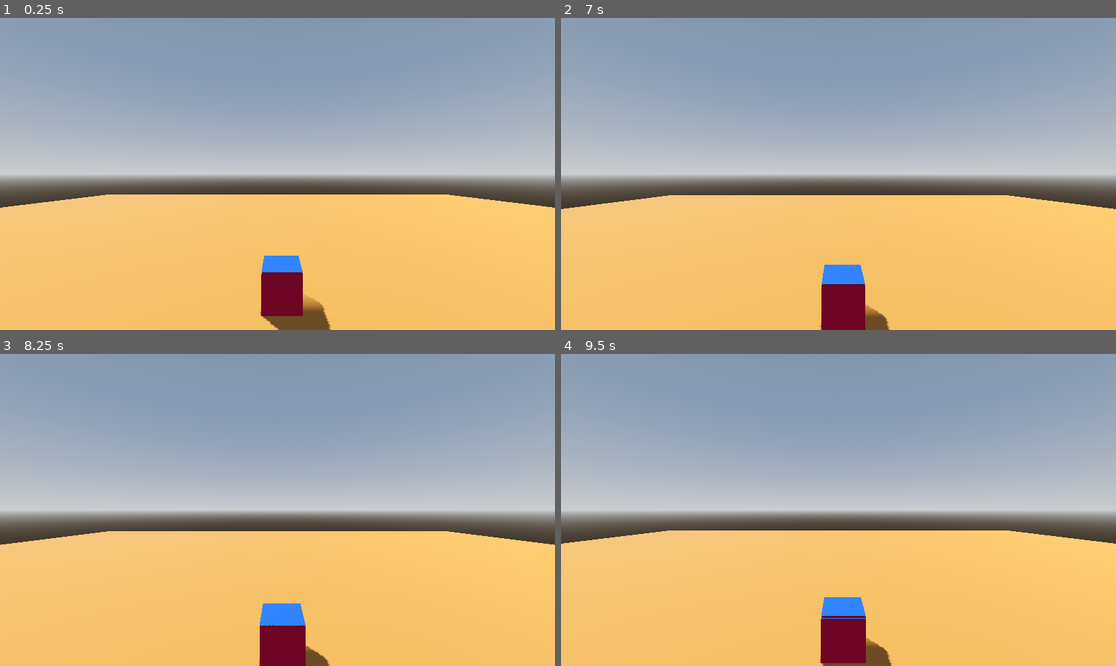
Above: before the commit, frames 1-4 (two rows, left to right).
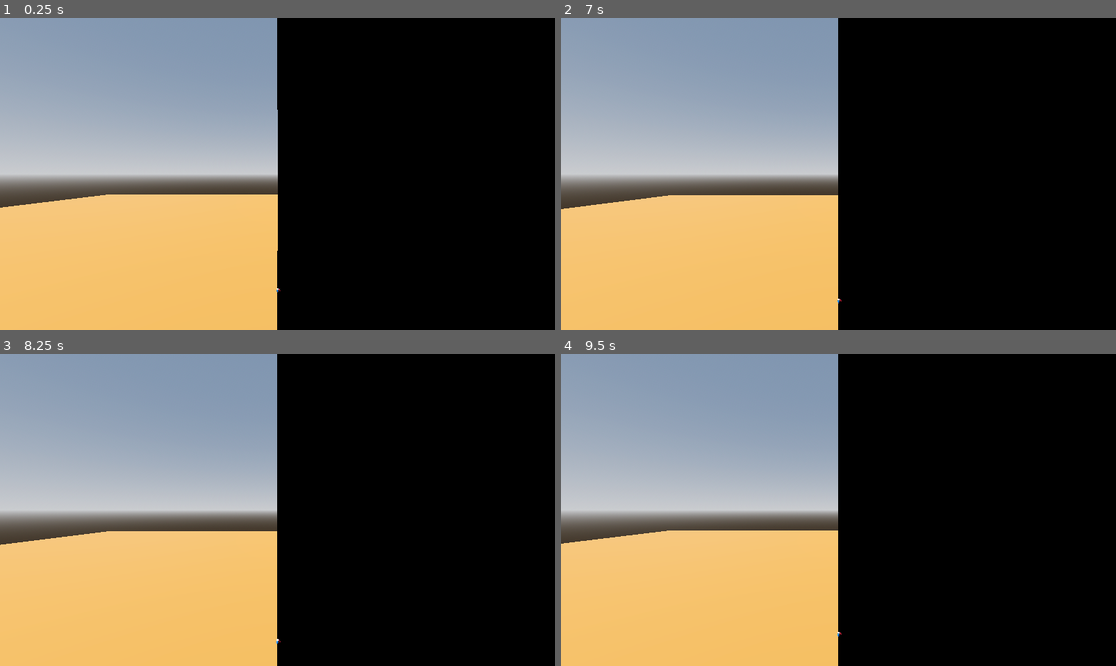
Above: after the commit, the same moments.

Repository: murumart/cgiproject
Game: Godot game, scene res://scenes/main.tscn
Two runs of this game, one before a commit and one after it. Both use one fixed random seed, a clock stepped at 60 frames per second and the inputs below.
Inputs (mouse positions are in pixels of both pictures, inside the frame that each line leads up to):
- Up to frame 1 (0.25 s): no input
- Up to frame 2 (7 s): tap Enter (ui_accept) at 0.5, 0.77, 1.52, 2.75, 3.02, 3.77, 4.52, 5, 6.02, 6.5, 6.77 s; move the mouse to (960, 158) at 0.52 s; hold Right (ui_right) 0.53-1.28 s; hold E 0.53-1.28 s; click (960, 158) at 0.67 s; move the mouse to (727, 189) at 1.27 s; hold S 1.28-2.03 s; tap Q at 1.35, 5.85 s; move the mouse to (894, 105) at 2.02 s; hold Right (ui_right) 2.03-2.78 s; hold Shift 2.03-2.78 s; move the mouse to (810, 236) at 2.77 s; hold W 2.78-3.53 s; tap E at 2.85 s; click (810, 236) at 2.92 s; move the mouse to (1005, 220) at 3.52 s; hold Q 3.53-4.28 s; hold Left (ui_left) 3.53-5.03 s; move the mouse to (672, 127) at 4.27 s; tap Shift at 4.35 s; move the mouse to (866, 174) at 5.02 s; hold S 5.03-5.78 s; hold E 5.03-5.78 s; click (866, 174) at 5.17 s; move the mouse to (755, 96) at 5.77 s; hold Right (ui_right) 5.78-6.53 s; move the mouse to (960, 158) at 6.52 s; hold W from 6.53 s (still down); hold Shift from 6.53 s (still down)
- Up to frame 3 (8.25 s): move the mouse to (166, 525) at 7.27 s; release W at 7.28 s; release Shift at 7.28 s; hold Right (ui_right) 7.28-8.03 s; tap E at 7.35 s; click (166, 525) at 7.42 s; tap Enter (ui_accept) at 7.52, 8 s; move the mouse to (333, 441) at 8.02 s; hold S from 8.03 s (still down); hold Q from 8.03 s (still down)
- Up to frame 4 (9.5 s): move the mouse to (810, 572) at 8.77 s; release S at 8.78 s; release Q at 8.78 s; hold Left (ui_left) from 8.78 s (still down); tap Shift at 8.85 s; tap Enter (ui_accept) at 9.02 s

The runs differ from the first frame. In frame 1, 51% of the frame differs, in the area x 46-100%, y 0-100%; in frame 2, 51%; in frame 3, 51%; in frame 4, 51%.

Commit message:
change main and format volcontrol

Diff:
--- a/scenes/main.tscn
+++ b/scenes/main.tscn
@@ -7,6 +7,7 @@
 [ext_resource type="Material" uid="uid://dl42s6e68ocqk" path="res://shaders/lattice_material.tres" id="5_tefeu"]
 [ext_resource type="Material" uid="uid://yo1slvqoknh0" path="res://shaders/volumetric_display.tres" id="6_o6xl0"]
 [ext_resource type="Script" uid="uid://c2snbfagjjxga" path="res://scenes/volumetric_controller.gd" id="6_tefeu"]
+[ext_resource type="Script" uid="uid://ba3tbmolvdy7o" path="res://scenes/texture_editor.gd" id="8_tipki"]
 
 [sub_resource type="Resource" id="Resource_sugp2"]
 script = ExtResource("2_0wfyh")
@@ -116,13 +117,13 @@
 draw_parent = NodePath("Meshes")
 cell_materials = Array[Material]([SubResource("StandardMaterial3D_sugp2"), SubResource("StandardMaterial3D_jyhfs"), SubResource("StandardMaterial3D_tbgi4")])
 auto_process = true
-lattice = NodePath("LatticeMeshInstance")
+lattice = NodePath("Meshes/LatticeMeshInstance")
 
 [node name="VolControl" type="Node" parent="." node_paths=PackedStringArray("mesh_instance")]
 script = ExtResource("6_tefeu")
 grid_size = 16
-mesh_instance = NodePath("../LatticeMeshInstance")
-material = ExtResource("5_tefeu")
+mesh_instance = NodePath("../Meshes/RaytracedVolume")
+material = ExtResource("6_o6xl0")
 
 [node name="DirectionalLight3D" type="DirectionalLight3D" parent="."]
 transform = Transform3D(0.19199611, 0.8749372, -0.44454756, 0.6146486, 0.24592778, 0.7494844, 0.76507825, -0.41713855, -0.4905617, 0, 0, 0)
@@ -147,9 +148,17 @@
 mesh = SubResource("BoxMesh_tbgi4")
 
 [node name="RaytracedVolume" type="MeshInstance3D" parent="Meshes"]
-transform = Transform3D(1, 0, 0, 0, 1, 0, 0, 0, 1, 49.789654, 50.1, 0)
+transform = Transform3D(1, 0, 0, 0, 1, 0, 0, 0, 1, 50, 50.1, 0)
+mesh = SubResource("BoxMesh_tefeu")
+
+[node name="LatticeMeshInstance" type="MeshInstance3D" parent="Meshes"]
+transform = Transform3D(1, 0, 0, 0, 1, 0, 0, 0, 1, -6.2125053, 0, 0)
 visible = false
-mesh = SubResource("BoxMesh_tefeu")
+material_override = ExtResource("5_tefeu")
+skeleton = NodePath("../..")
+script = ExtResource("4_jyhfs")
+grid_size = 16
+metadata/_custom_type_script = "uid://o2qjsa51xmt1"
 
 [node name="ZAxis" type="MeshInstance3D" parent="."]
 transform = Transform3D(-0.05691886, 0.9950168, 0.08186516, 0.88379925, 0.08835773, -0.4594467, -0.46439058, 0.04620108, -0.8844246, 0, 0, 0.34553003)
@@ -159,9 +168,5 @@
 transform = Transform3D(-0.46292895, 0.02286752, -0.8861004, 0.88233346, -0.08370005, -0.46312127, -0.08475698, -0.9962286, 0.018570222, 0.3974507, 0, 0)
 mesh = SubResource("TorusMesh_tipki")
 
-[node name="LatticeMeshInstance" type="MeshInstance3D" parent="."]
-transform = Transform3D(1, 0, 0, 0, 1, 0, 0, 0, 1, -6.2125053, 0, 0)
-material_override = ExtResource("5_tefeu")
-script = ExtResource("4_jyhfs")
-grid_size = 16
-metadata/_custom_type_script = "uid://o2qjsa51xmt1"
+[node name="TextureEditor" type="Node" parent="."]
+script = ExtResource("8_tipki")
--- a/scenes/volumetric_controller.gd
+++ b/scenes/volumetric_controller.gd
@@ -42,7 +42,7 @@
 	if not rd: return
 
 	# Calculate brick grid dimensions
-	var brick_grid_size1 = int(ceil(float(grid_size) / float(brick_size)))
+	var brick_grid_size1 := int(ceil(float(grid_size) / float(brick_size)))
 	brick_grid_size = Vector3i(brick_grid_size1, brick_grid_size1, brick_grid_size1)
 
 	#print("Brick grid size: ", brick_grid_size)
@@ -55,7 +55,7 @@
 
 	# Run Simulation
 	# This queues the commands on the GPU but doesn't execute them instantly.
-	run_simulation_once()
+	#run_simulation_once()
 
 	# Build Brick Map
 	# Analyze voxel data and create brick occupancy map
@@ -67,19 +67,21 @@
 
 
 func setup_compute_pipeline():
-	var shader_file = load("res://shaders/dummy_simulation.glsl")
+	var shader_file := load("res://shaders/dummy_simulation.glsl")
 	var shader_spirv: RDShaderSPIRV = shader_file.get_spirv()
 	shader_rid = rd.shader_create_from_spirv(shader_spirv)
 	pipeline_rid = rd.compute_pipeline_create(shader_rid)
 
+
 func setup_brick_pipeline():
-	var shader_file = load("res://shaders/brick_map_builder.glsl")
+	var shader_file: RDShaderFile = load("res://shaders/brick_map_builder.glsl")
 	var shader_spirv: RDShaderSPIRV = shader_file.get_spirv()
 	brick_shader_rid = rd.shader_create_from_spirv(shader_spirv)
 	brick_pipeline_rid = rd.compute_pipeline_create(brick_shader_rid)
 
+
 func create_texture():
-	var fmt = RDTextureFormat.new()
+	var fmt := RDTextureFormat.new()
 	fmt.width = grid_size # No packing - each voxel gets its own texel
 	fmt.height = grid_size
 	fmt.depth = grid_size
@@ -87,19 +89,19 @@
 	fmt.texture_type = RenderingDevice.TEXTURE_TYPE_3D
 
 	# Usage bits: Storage (Compute Write) + Sampling (Shader Read)
-	fmt.usage_bits = \
-		RenderingDevice.TEXTURE_USAGE_STORAGE_BIT | \
-		RenderingDevice.TEXTURE_USAGE_SAMPLING_BIT | \
-		RenderingDevice.TEXTURE_USAGE_CAN_UPDATE_BIT | \
-		RenderingDevice.TEXTURE_USAGE_CAN_COPY_FROM_BIT
+	fmt.usage_bits = (RenderingDevice.TEXTURE_USAGE_STORAGE_BIT
+		| RenderingDevice.TEXTURE_USAGE_SAMPLING_BIT
+		| RenderingDevice.TEXTURE_USAGE_CAN_UPDATE_BIT
+		| RenderingDevice.TEXTURE_USAGE_CAN_COPY_FROM_BIT)
 
 	texture_rid = rd.texture_create(fmt, RDTextureView.new())
 	if not texture_rid.is_valid():
 		printerr("CRITICAL ERROR: Failed to create voxel texture! Grid size ", grid_size, " might be too large for VRAM.")
 		return
 
+
 func create_brick_map_texture():
-	var fmt = RDTextureFormat.new()
+	var fmt := RDTextureFormat.new()
 	fmt.width = brick_grid_size.x
 	fmt.height = brick_grid_size.y
 	fmt.depth = brick_grid_size.z
@@ -107,27 +109,27 @@
 	fmt.texture_type = RenderingDevice.TEXTURE_TYPE_3D
 
 	# Usage bits: Storage (Compute Write) + Sampling (Shader Read)
-	fmt.usage_bits = \
-		RenderingDevice.TEXTURE_USAGE_STORAGE_BIT | \
-		RenderingDevice.TEXTURE_USAGE_SAMPLING_BIT | \
-		RenderingDevice.TEXTURE_USAGE_CAN_UPDATE_BIT | \
-		RenderingDevice.TEXTURE_USAGE_CAN_COPY_FROM_BIT
+	fmt.usage_bits = (RenderingDevice.TEXTURE_USAGE_STORAGE_BIT
+		| RenderingDevice.TEXTURE_USAGE_SAMPLING_BIT
+		| RenderingDevice.TEXTURE_USAGE_CAN_UPDATE_BIT
+		| RenderingDevice.TEXTURE_USAGE_CAN_COPY_FROM_BIT)
 
 	brick_map_texture_rid = rd.texture_create(fmt, RDTextureView.new())
 	#print("Brick map texture created: ", brick_grid_size, " = ", brick_grid_size.x * brick_grid_size.y * brick_grid_size.z, " bricks")
 
+
 func run_simulation_once():
 	if not texture_rid.is_valid():
 		return
 
-	var uniform = RDUniform.new() # Create uniform for texture
+	var uniform := RDUniform.new() # Create uniform for texture
 	uniform.uniform_type = RenderingDevice.UNIFORM_TYPE_IMAGE # Set uniform type to image
 	uniform.binding = 0 # Set binding to 0
 	uniform.add_id(texture_rid) # Add texture ID
 
-	var uniform_set = rd.uniform_set_create([uniform], shader_rid, 0) # Create uniform set
-
-	var compute_list = rd.compute_list_begin() # Begin compute list
+	var uniform_set := rd.uniform_set_create([uniform], shader_rid, 0) # Create uniform set
+
+	var compute_list := rd.compute_list_begin() # Begin compute list
 	rd.compute_list_bind_compute_pipeline(compute_list, pipeline_rid) # Bind compute pipeline
 	rd.compute_list_bind_uniform_set(compute_list, uniform_set, 0) # Bind uniform set
 
@@ -144,6 +146,7 @@
 	)
 
 	rd.compute_list_end() # End compute list
+
 
 func build_brick_map():
 	if not texture_rid.is_valid() or not brick_map_texture_rid.is_valid():
@@ -183,22 +186,23 @@
 	rd.compute_list_end()
 	#print("Brick map built")
 
+
 func bind_texture_to_material():
 	# Create texture wrappers
-	var texture_rd = Texture3DRD.new() # Create texture wrapper
+	var texture_rd := Texture3DRD.new() # Create texture wrapper
 	if texture_rid.is_valid():
 		texture_rd.texture_rd_rid = texture_rid # Set texture ID
 	else:
 		printerr("Cannot bind texture: Invalid RID")
 		return
 
-	var brick_map_rd = Texture3DRD.new() # Create brick map texture wrapper
+	var brick_map_rd := Texture3DRD.new() # Create brick map texture wrapper
 	if brick_map_texture_rid.is_valid():
 		brick_map_rd.texture_rd_rid = brick_map_texture_rid # Set brick map texture ID
 	else:
 		return
 	if mesh_instance:
-		var mat = mesh_instance.get_active_material(0) as ShaderMaterial # Get active material
+		var mat := mesh_instance.get_active_material(0) as ShaderMaterial # Get active material
 		if mat:
 			mat.set_shader_parameter("simulation_data", texture_rd) # Set simulation data
 			mat.set_shader_parameter("brick_map", brick_map_rd) # Set brick map
Not shown: 1 places in scenes/main.tscn that only renumber resources
